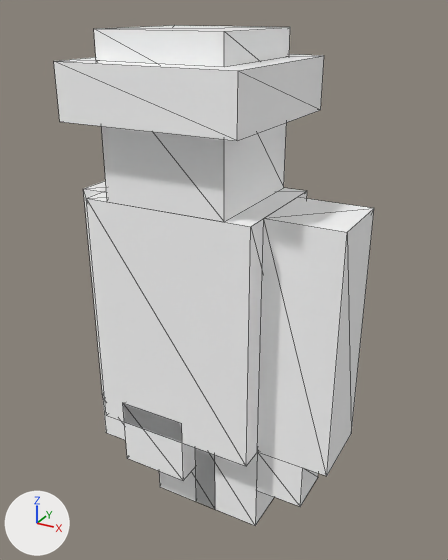
An edit to the glTF model models/creatures/penguin/model.gltf, drawn before and after from the same camera.
Before and after are seen from a 50 mm lens placed at (0.73, -1.226, 1.291), pointed at (0.024, 0.057, 0.65). The axes (+X, +Y, +Z) are drawn at lower left. The lights are the same throughout. The older version comes first. Mesh edges are drawn as thin lines. Vertices at exactly the same position are counted once.
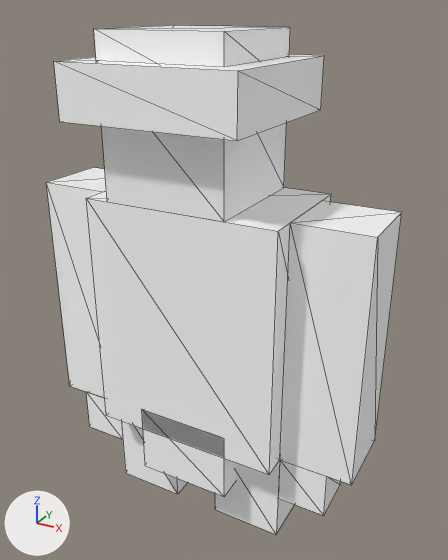
What the commit changed:
me_mesh_0 is used by ob_mesh; location (0.0, 0.0, 0.0).
me_mesh_0 had 82 vertices, 132 faces and spanned x -0.312..0.375, y -0.188..0.25, z 0.0..1.25.
me_mesh_0 no longer uses material mat_leg (white #ffffff).
me_mesh_0 now has 82 vertices, 132 faces and spans x -0.438..0.438, y -0.188..0.25, z 0.0..1.25.
me_mesh_0 part 1: a new loose piece, a box spanning x -0.125..0.125, y -0.125..0.188, z 0.125..0.312, in mat_body (white #ffffff).
me_mesh_0 part 2: a new loose piece of 21 vertices spanning x -0.438..-0.062, y -0.062..0.125, z 0.0..0.875, in mat_body (white #ffffff).
me_mesh_0 part 3: the loose piece of 8 vertices spanning x -0.188..0.0, y -0.125..0.188, z 0.125..0.312 is deleted.
Part 4, on me_mesh_0:
37 vertices are removed from x -0.312..0.375, y -0.062..0.125, z 0.0..0.875.
72 faces are deleted.
4 vertices in x 0.188, y -0.125..0.188, z 0.25..0.875 move by (0.062, 0.0, 0.0).
16 vertices are added at x 0.25..0.438, y -0.062..0.125, z 0.0..0.875.
36 new faces join them.
me_mesh_0 no longer uses material mat_face (white #ffffff).

Changed parts and their boxes (x1, y1, x2, y2) in the pictures (448 x 560 px):
'mesh', reshaped (11% wider): before (54, 25, 374, 526); after (46, 25, 402, 534)
part 1 of me_mesh_0, added: after (142, 410, 236, 497)
part 2 of me_mesh_0, added: after (46, 168, 188, 494)
part 3 of me_mesh_0, deleted: before (123, 404, 196, 481)
part 4 of me_mesh_0, built on: before (84, 181, 374, 526); after (215, 201, 402, 534)
